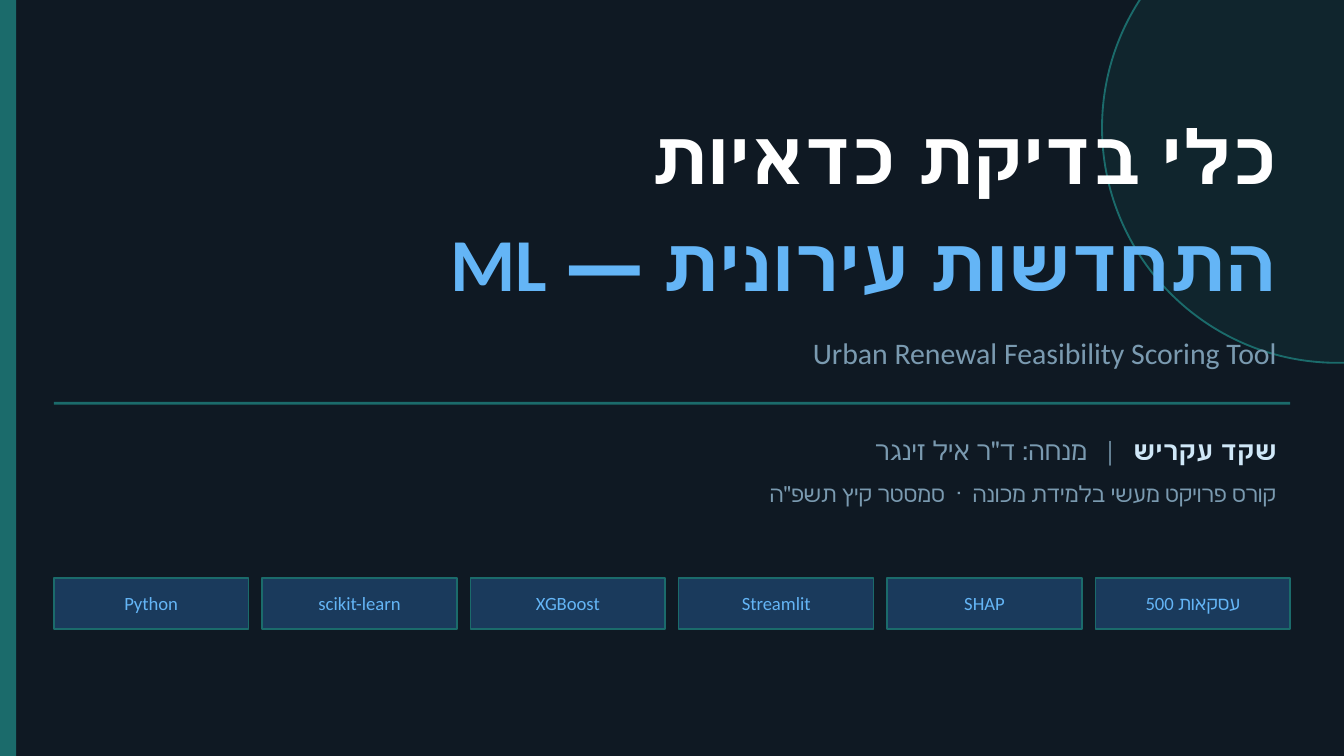
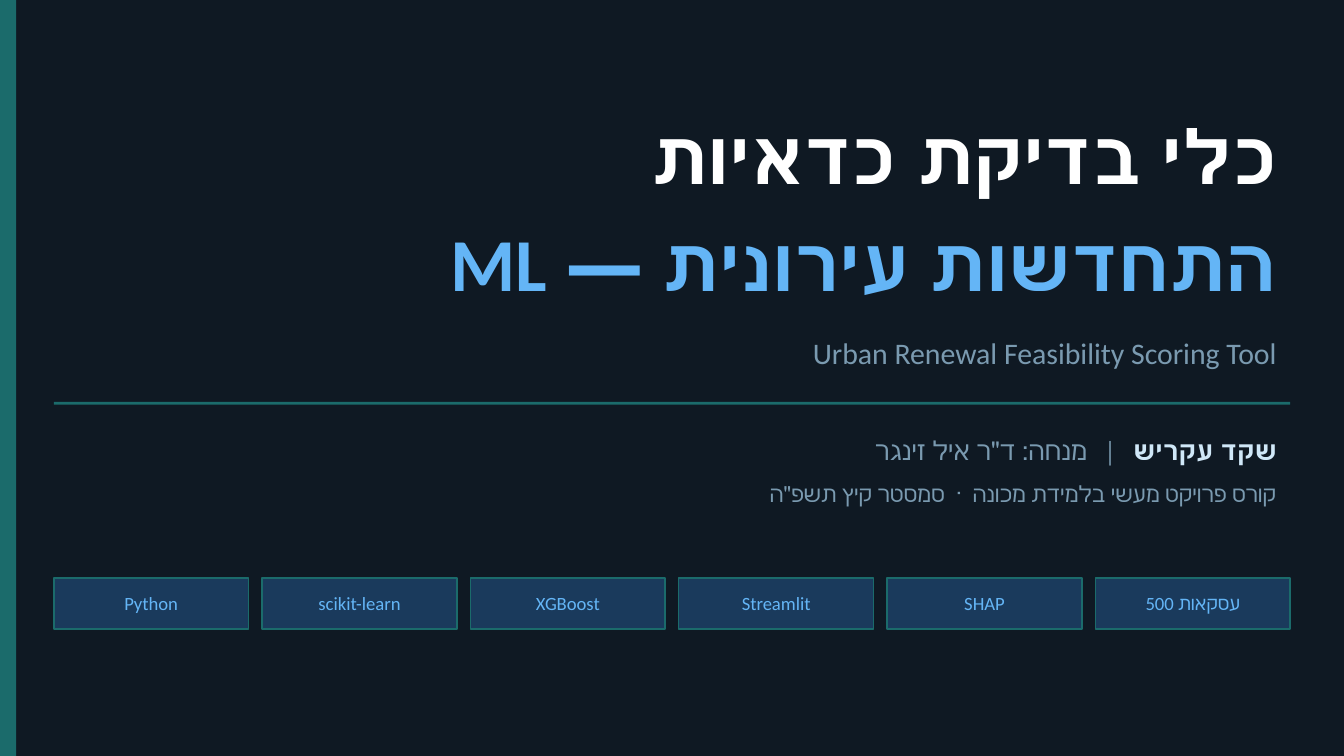
Before and after one commit to shaked28/urban-renewal-ml, a slide deck: slide 1 of presentation/final_presentation.pptx. Drawn at 1344x756 pixels with LibreOffice and Linux fonts; fonts in the diff are those of the drawing. Boxes give left, top, right and bottom in pixels: in the first picture for what was removed or moved away, otherwise in the second. Text is boxed around its words. In the diff, an @@ line names an element or a change of style, - is before the commit and + after.

```diff
--- a/presentation/final_presentation.pptx
+++ b/presentation/final_presentation.pptx
@@ ellipse removed at (1102, 0, 1344, 363) @@
```
Also in this commit, not shown: 3 other slides changed, 4 other files.
